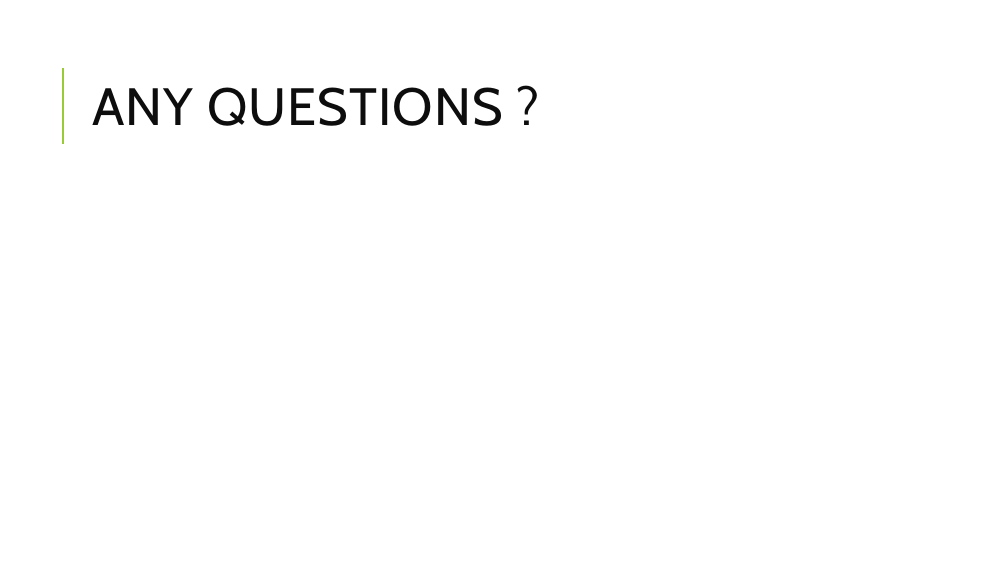
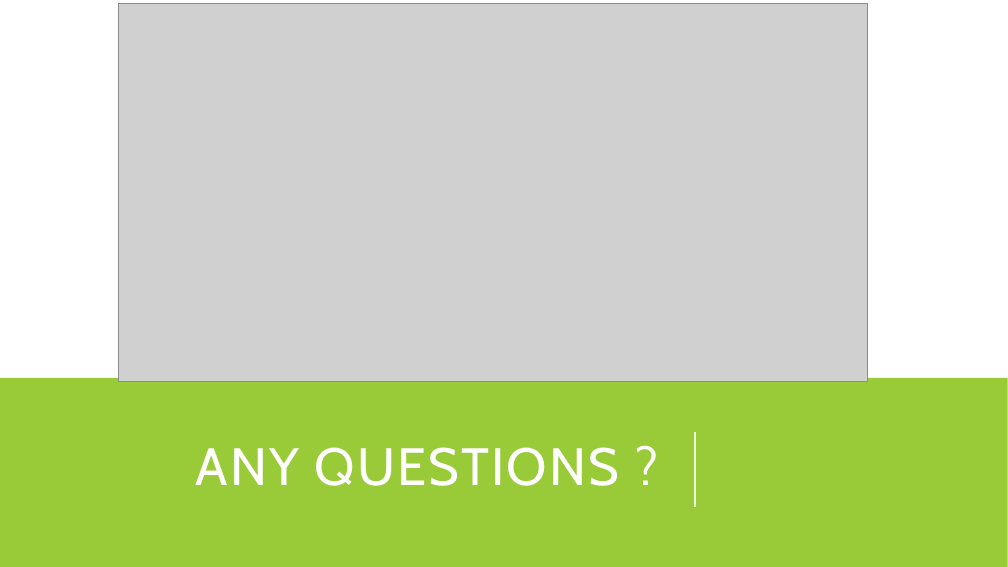
Before and after one commit to Satyavrath/rationbalancing, a slide deck: slide 9 of RationBalancing.pptx. Drawn at 1008x567 pixels with LibreOffice and Linux fonts; fonts in the diff are those of the drawing; grey boxes stand for pictures. Boxes give left, top, right and bottom in pixels: in the first picture for what was removed or moved away, otherwise in the second. Text is boxed around its words. In the diff, an @@ line names an element or a change of style, - is before the commit and + after.

Commit message:
added thank you and any questions slides

```diff
--- a/RationBalancing.pptx
+++ b/RationBalancing.pptx
@@ rectangle added at [0, 0, 1008, 378], fill #FFFFFF @@
@@ picture added at [118, 4, 868, 382] @@
@@ line removed from (63, 144) to (63, 68) @@
@@ rectangle added at [0, 378, 1008, 567], fill #99CB38 @@
@@ title "ANY QUESTIONS ?": place and size @@
-title "ANY QUESTIONS ?" at [92, 87, 503, 126]
+title "ANY QUESTIONS ?" at [196, 447, 619, 486]
@@ title "ANY QUESTIONS ?" at [196, 447, 619, 486]: text colour #0D0D0D to #FFFFFF, letter spacing 1 to 2 pt; alignment left to right @@
@@ line added from (695, 507) to (695, 432), #EBF5D7 1.5 pt @@
```
Also in this commit, not shown: 4 other slides changed.
